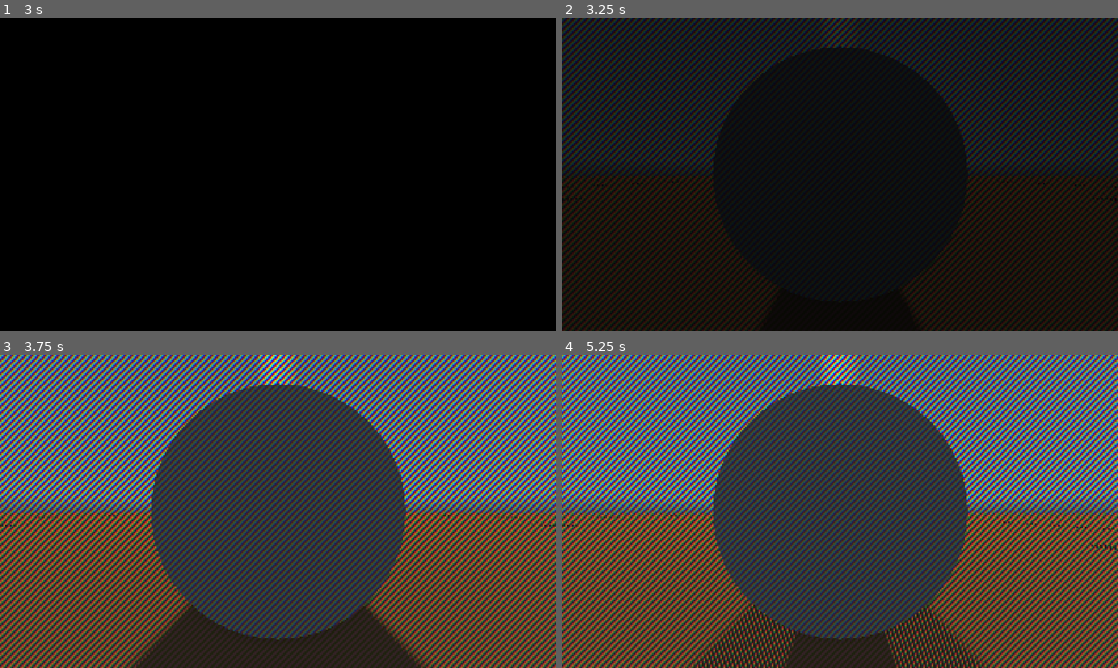
Above: before the commit, frames 1-4 (two rows, left to right).
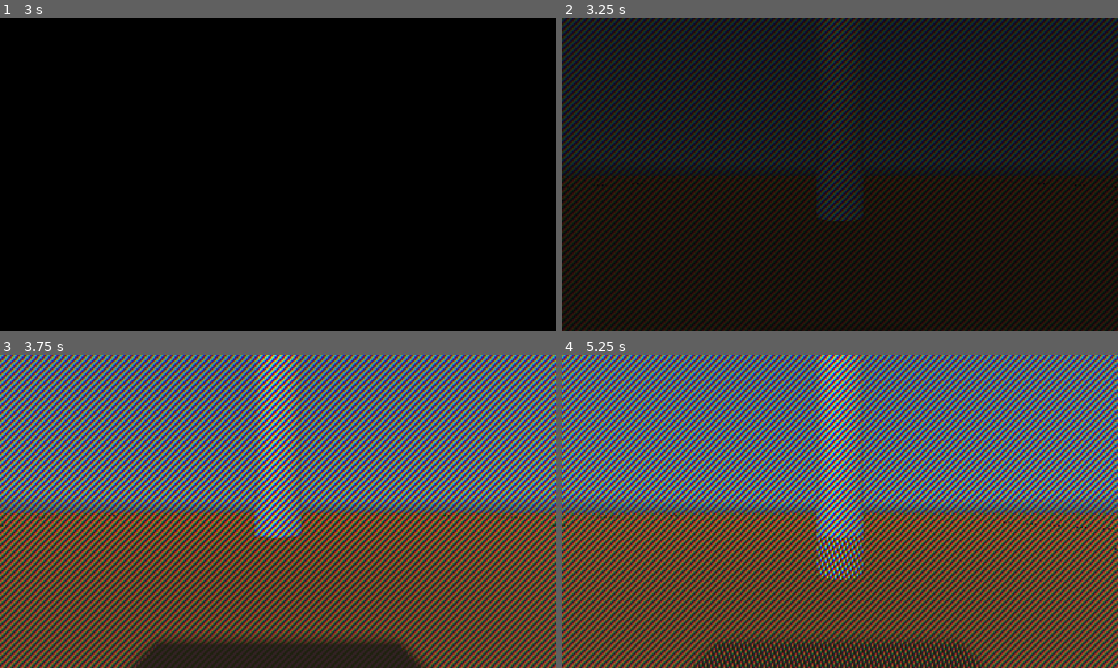
Above: after the commit, the same moments.

Repository: Heli90/Project-Saber-Autostereoscopic-Gaming-
Game: Godot game, scene res://scenes/menus/main_menu.tscn
Two runs of this game, one before a commit and one after it. Both use one fixed random seed, a clock stepped at 60 frames per second and the inputs below. A sky picture missing from this copy of the repository is replaced by a grey-blue gradient.
Inputs:
- Up to frame 1 (3 s): click "Nouvelle partie" at 0.5 s; click "Nouvelle partie" at 1.25 s; click "2 Joueurs (TV)" at 2 s
- Up to frame 2 (3.25 s): no input
- Up to frame 3 (3.75 s): no input
- Up to frame 4 (5.25 s): tap Enter at 4.25 s; tap Space at 5 s

Frame 1 is identical in both runs. In frame 2, 19% of the frame differs, in the area x 0-100%, y 9-99%; in frame 3, 31%, in the area x 0-100%, y 0-93%; in frame 4, 31%.

Commit message:
Erreurs de placement sur les caméras des 2 joueurs

Diff:
--- a/godot_mapping/godot_cube/scenes/game_scenes/scene_TV.tscn
+++ b/godot_mapping/godot_cube/scenes/game_scenes/scene_TV.tscn
@@ -61,23 +61,25 @@
 current = false
 
 [node name="RemoteVue1" type="RemoteTransform3D" parent="J1/CameraControllerFPS" parent_id_path=PackedInt32Array(1529862946, 718035250) index="1" unique_id=1948403244]
+transform = Transform3D(1, 0, 0, 0, 1, 0, 0, 0, 1, 0, 0, -0.6)
 remote_path = NodePath("../Vue1/Camera")
 
 [node name="RemoteVue2" type="RemoteTransform3D" parent="J1/CameraControllerFPS" parent_id_path=PackedInt32Array(1529862946, 718035250) index="2" unique_id=2050802760]
+transform = Transform3D(1, 0, 0, 0, 1, 0, 0, 0, 1, 0, 0, -0.6)
 remote_path = NodePath("../Vue2/Camera")
 
 [node name="Vue1" type="SubViewport" parent="J1/CameraControllerFPS" parent_id_path=PackedInt32Array(1529862946, 718035250) index="3" unique_id=210631324]
 size = Vector2i(1920, 1080)
 
 [node name="Camera" type="Camera3D" parent="J1/CameraControllerFPS/Vue1" unique_id=642319396]
-transform = Transform3D(1, 0, 0, 0, 1, 0, 0, 0, 1, -10, 1, 5)
+transform = Transform3D(1, 0, 0, 0, 1, 0, 0, 0, 1, -10, 1, 4.4)
 current = true
 
 [node name="Vue2" type="SubViewport" parent="J1/CameraControllerFPS" parent_id_path=PackedInt32Array(1529862946, 718035250) index="4" unique_id=86739324]
 size = Vector2i(1920, 1080)
 
 [node name="Camera" type="Camera3D" parent="J1/CameraControllerFPS/Vue2" unique_id=130694043]
-transform = Transform3D(1, 0, 0, 0, 1, 0, 0, 0, 1, -10, 1, 5)
+transform = Transform3D(1, 0, 0, 0, 1, 0, 0, 0, 1, -10, 1, 4.4)
 current = true
 
 [node name="CameraControllerTPS" parent="J1" index="3" unique_id=506921349]
@@ -98,23 +100,25 @@
 current = false
 
 [node name="RemoteVue5" type="RemoteTransform3D" parent="J2/CameraControllerFPS" parent_id_path=PackedInt32Array(890448322, 718035250) index="1" unique_id=865866804]
+transform = Transform3D(1, 0, 0, 0, 1, 0, 0, 0, 1, 0, 0, -0.6)
 remote_path = NodePath("../Vue5/Camera3D")
 
 [node name="RemoteVue6" type="RemoteTransform3D" parent="J2/CameraControllerFPS" parent_id_path=PackedInt32Array(890448322, 718035250) index="2" unique_id=1097339675]
+transform = Transform3D(1, 0, 0, 0, 1, 0, 0, 0, 1, 0, 0, -0.6)
 remote_path = NodePath("../Vue6/Camera3D")
 
 [node name="Vue5" type="SubViewport" parent="J2/CameraControllerFPS" parent_id_path=PackedInt32Array(890448322, 718035250) index="3" unique_id=1130869609]
 size = Vector2i(1920, 1080)
 
 [node name="Camera3D" type="Camera3D" parent="J2/CameraControllerFPS/Vue5" unique_id=340205500]
-transform = Transform3D(1, 0, 0, 0, 1, 0, 0, 0, 1, 10, 1, 5)
+transform = Transform3D(1, 0, 0, 0, 1, 0, 0, 0, 1, 10, 1, 4.4)
 current = true
 
 [node name="Vue6" type="SubViewport" parent="J2/CameraControllerFPS" parent_id_path=PackedInt32Array(890448322, 718035250) index="4" unique_id=1893834835]
 size = Vector2i(1920, 1080)
 
 [node name="Camera3D" type="Camera3D" parent="J2/CameraControllerFPS/Vue6" unique_id=1440031429]
-transform = Transform3D(1, 0, 0, 0, 1, 0, 0, 0, 1, 10, 1, 5)
+transform = Transform3D(1, 0, 0, 0, 1, 0, 0, 0, 1, 10, 1, 4.4)
 current = true
 
 [node name="CameraControllerTPS" parent="J2" index="3" unique_id=506921349]
